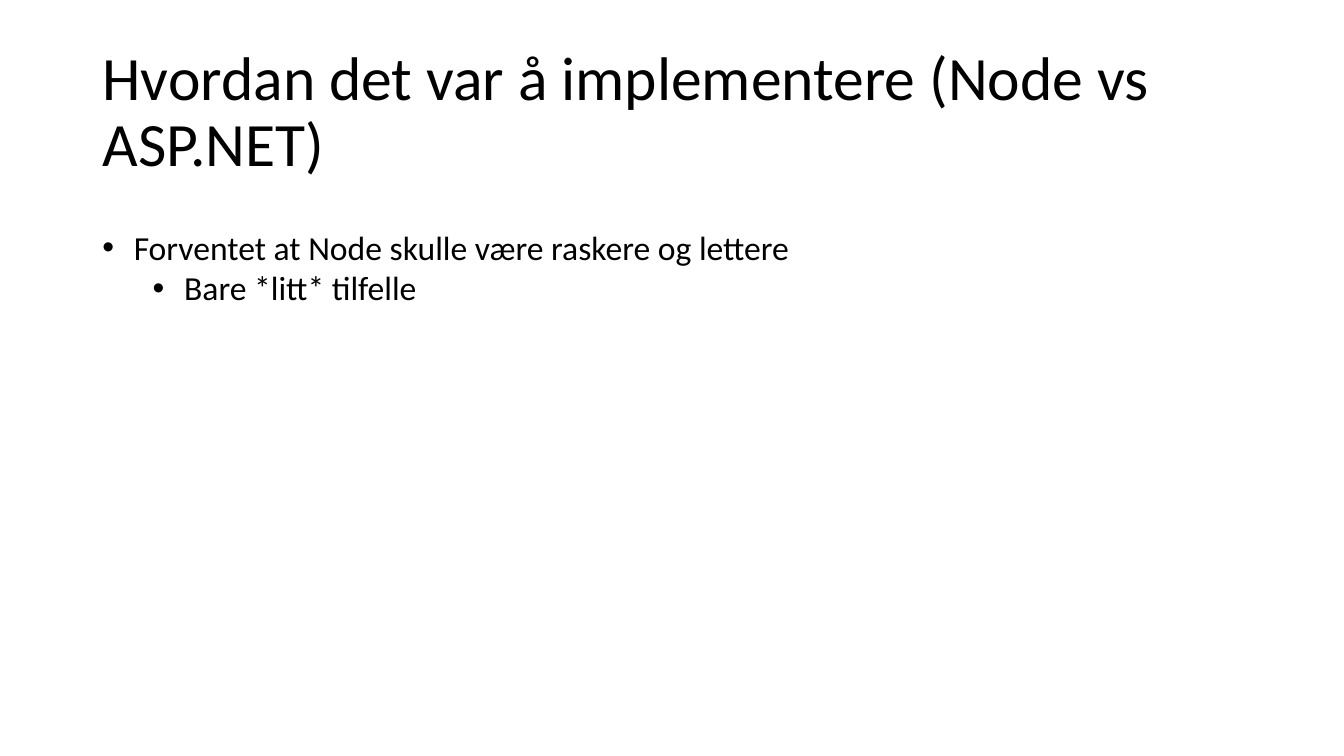
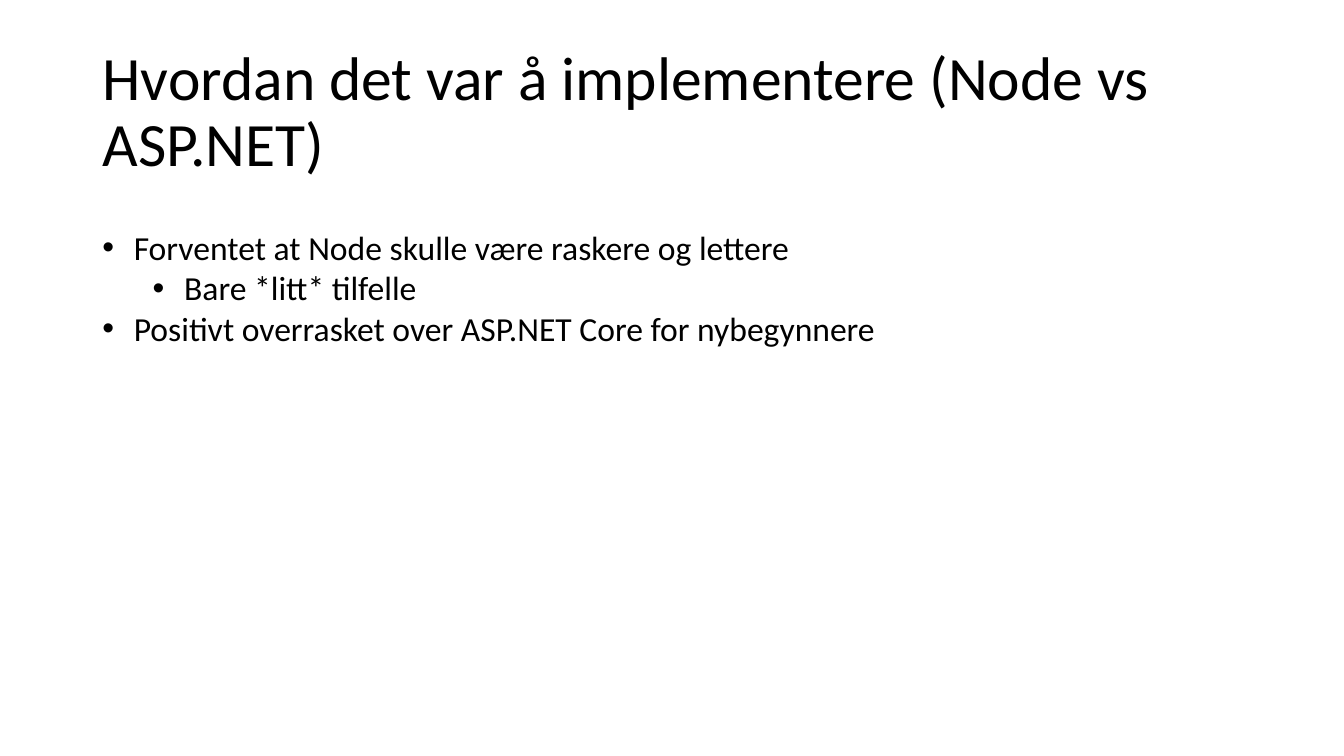
Before and after one commit to gjermundgaraba/dotnet-core-api-talk, a slide deck: slide 14 of dotnet-core-foredrag.pptx. Drawn at 1344x756 pixels with LibreOffice and Linux fonts; fonts in the diff are those of the drawing. Boxes give left, top, right and bottom in pixels: in the first picture for what was removed or moved away, otherwise in the second. Text is boxed around its words. In the diff, an @@ line names an element or a change of style, - is before the commit and + after.

```diff
--- a/dotnet-core-foredrag.pptx
+++ b/dotnet-core-foredrag.pptx
@@ text at bbox=[134, 317, 875, 347]: paragraph added @@
+• Positivt overrasket over ASP.NET Core for nybegynnere
```
Also in this commit, not shown: 1 other slide changed.
